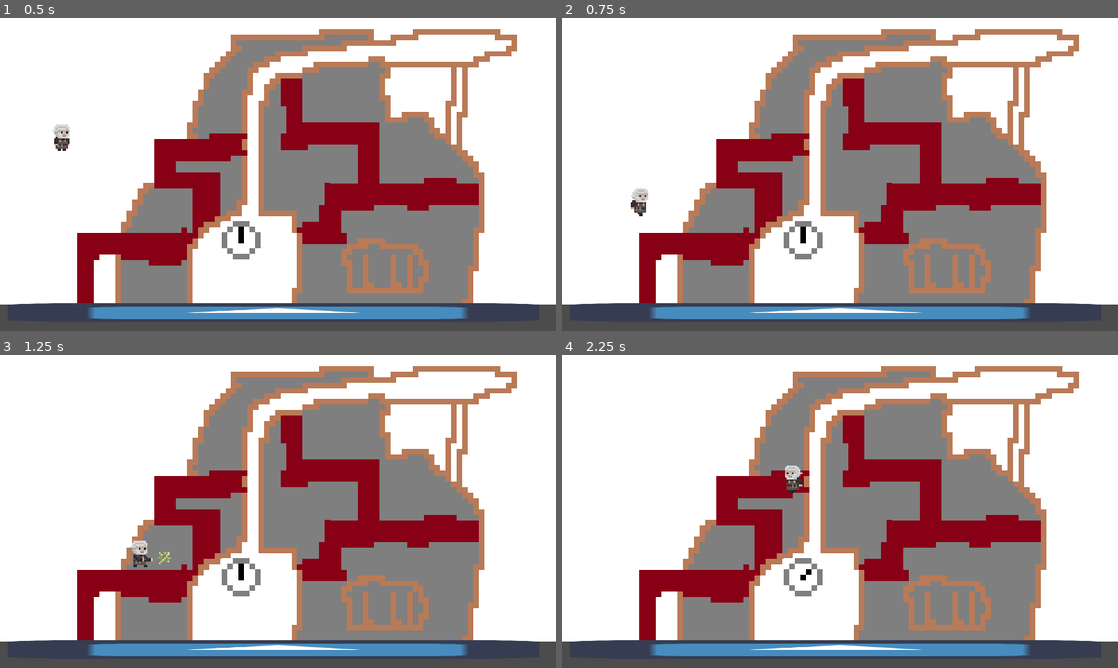
Above: before the commit, frames 1-4 (two rows, left to right).
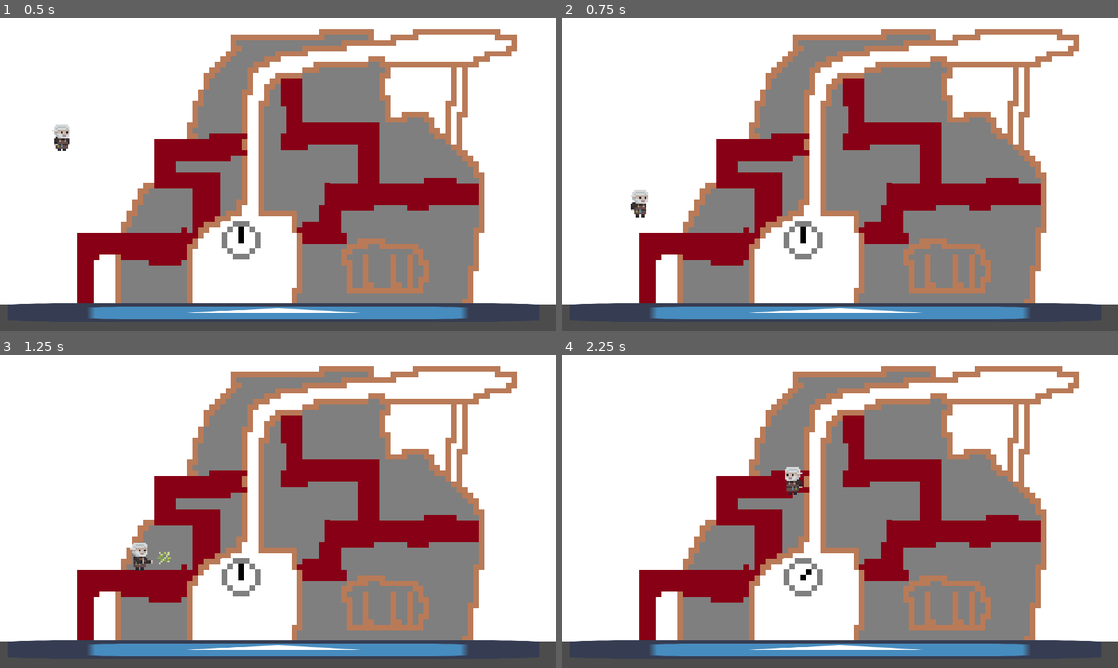
Above: after the commit, the same moments.

Repository: DerGernTod/minijam85
Game: Godot game, scene res://Main.tscn
The game is run twice, just before and just after one commit, with the same random seed, the same clock (stepped at 60 frames per second) and the same inputs. The engine's default icon, where the game draws it, is replaced by a stand-in: a white triangle on a blue panel in a dark square.
Inputs:
- Up to frame 1 (0.5 s): no input
- Up to frame 2 (0.75 s): hold Right (ui_right) from 0.53 s (still down); tap Q (shoot) at 0.6 s
- Up to frame 3 (1.25 s): keep holding Right (ui_right); tap Space (ui_select) at 0.77 s
- Up to frame 4 (2.25 s): tap W (interact) at 1.35 s; tap Space (ui_select) at 1.52 s; tap Q (shoot) at 1.55, 2.1 s; release Right (ui_right) at 2.03 s; hold Left (ui_left) from 2.03 s (still down)

Frame 1 is identical in both runs. In frame 2, 0.2% of the frame differs, in the area x 12-16%, y 54-64%; in frame 3, 0.2%, in the area x 23-28%, y 59-69%; in frame 4, 0.2%.

Commit message:
walk-attack

Diff:
--- a/gold_bar/GoldBar.gd
+++ b/gold_bar/GoldBar.gd
@@ -4,11 +4,12 @@
 # Declare member variables here. Examples:
 # var a: int = 2
 # var b: String = "text"
-
+onready var sprite = $Sprite
 
 # Called when the node enters the scene tree for the first time.
 func _ready() -> void:
-	apply_impulse(Vector2.RIGHT * 50, Vector2.UP * 500)
+	sprite.frame = randi() % sprite.frames.get_frame_count("default")
+	apply_central_impulse(Vector2.UP * 500)
 
 # Called every frame. 'delta' is the elapsed time since the previous frame.
 #func _process(delta: float) -> void:
--- a/gold_bar/GoldBar.tscn
+++ b/gold_bar/GoldBar.tscn
@@ -1,14 +1,34 @@
-[gd_scene load_steps=4 format=2]
+[gd_scene load_steps=8 format=2]
 
-[ext_resource path="res://icon.png" type="Texture" id=1]
+[ext_resource path="res://gold_bar/nuggets.png" type="Texture" id=1]
 [ext_resource path="res://gold_bar/GoldBar.gd" type="Script" id=2]
 
-[sub_resource type="RectangleShape2D" id=1]
-extents = Vector2( 13.6291, 25.8449 )
+[sub_resource type="CapsuleShape2D" id=6]
+radius = 17.1646
+height = 13.1179
+
+[sub_resource type="AtlasTexture" id=2]
+atlas = ExtResource( 1 )
+region = Rect2( 0, 0, 8, 8 )
+
+[sub_resource type="AtlasTexture" id=3]
+atlas = ExtResource( 1 )
+region = Rect2( 8, 0, 8, 8 )
+
+[sub_resource type="AtlasTexture" id=4]
+atlas = ExtResource( 1 )
+region = Rect2( 16, 0, 8, 8 )
+
+[sub_resource type="SpriteFrames" id=5]
+animations = [ {
+"frames": [ SubResource( 2 ), SubResource( 3 ), SubResource( 4 ) ],
+"loop": true,
+"name": "default",
+"speed": 5.0
+} ]
 
 [node name="GoldBar" type="RigidBody2D"]
 position = Vector2( 531.899, 292.17 )
-collision_mask = 0
 gravity_scale = 10.0
 contacts_reported = 20
 contact_monitor = true
@@ -16,9 +36,10 @@
 
 [node name="CollisionShape2D" type="CollisionShape2D" parent="."]
 rotation = 1.5708
-shape = SubResource( 1 )
+shape = SubResource( 6 )
 
-[node name="Sprite" type="Sprite" parent="."]
+[node name="Sprite" type="AnimatedSprite" parent="."]
 self_modulate = Color( 1, 0.980392, 0.509804, 1 )
-scale = Vector2( 0.84, 0.44 )
-texture = ExtResource( 1 )
+position = Vector2( -1.41418, -7.42462 )
+scale = Vector2( 6, 6 )
+frames = SubResource( 5 )
--- a/player/Player.gd
+++ b/player/Player.gd
@@ -60,7 +60,7 @@
 	if is_on_floor() and Input.is_action_just_pressed("ui_select"):
 		velocity.y -= jump_power
 	if Input.is_action_just_pressed("shoot") and not lightning_active:
-		sprite.animation = "walk_attack"
+		sprite.animation = "walk_attack" if sprite.animation == "walk" else "attack"
 		_trigger_lightning()
 
 	if not lightning_active:
Not shown, added: gold_bar/nuggets.png.import
